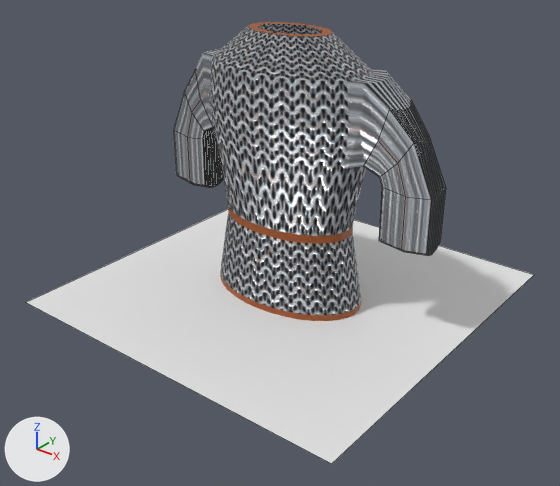
One commit to the Blender file models/items/armor/chainmail/chainmail.blend: the scene before it, then after it.
The view is the same before and after, from a 50 mm lens placed at (1.157, -1.482, 1.049), pointed at (0.034, -0.079, 0.179). The axes (+X, +Y, +Z) are drawn at lower left. The lights are the same throughout. The picture after the commit comes second. Mesh edges are drawn as thin lines on the coarser meshes.

The first picture shows 'Armor', 'Plane', 'Sleeves'.
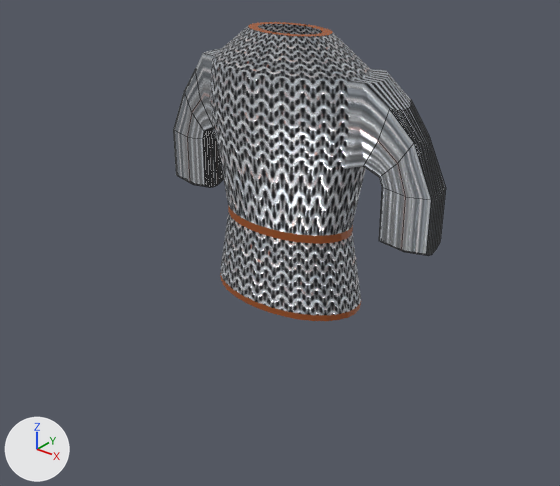
The change, as a diff of the scene's bpy script:
```diff
--- a/models/items/armor/chainmail/chainmail.blend.py
+++ b/models/items/armor/chainmail/chainmail.blend.py
@@ ob_plane @@
 ob_plane.scale = (0.5, 0.5, 0.5)
+ob_plane.hide_render = True
```

Boxes [x1, y1, x2, y2] around the edits, measured in the pictures (560 x 486 px):
'Plane', hidden
    before: [26, 209, 534, 464]
